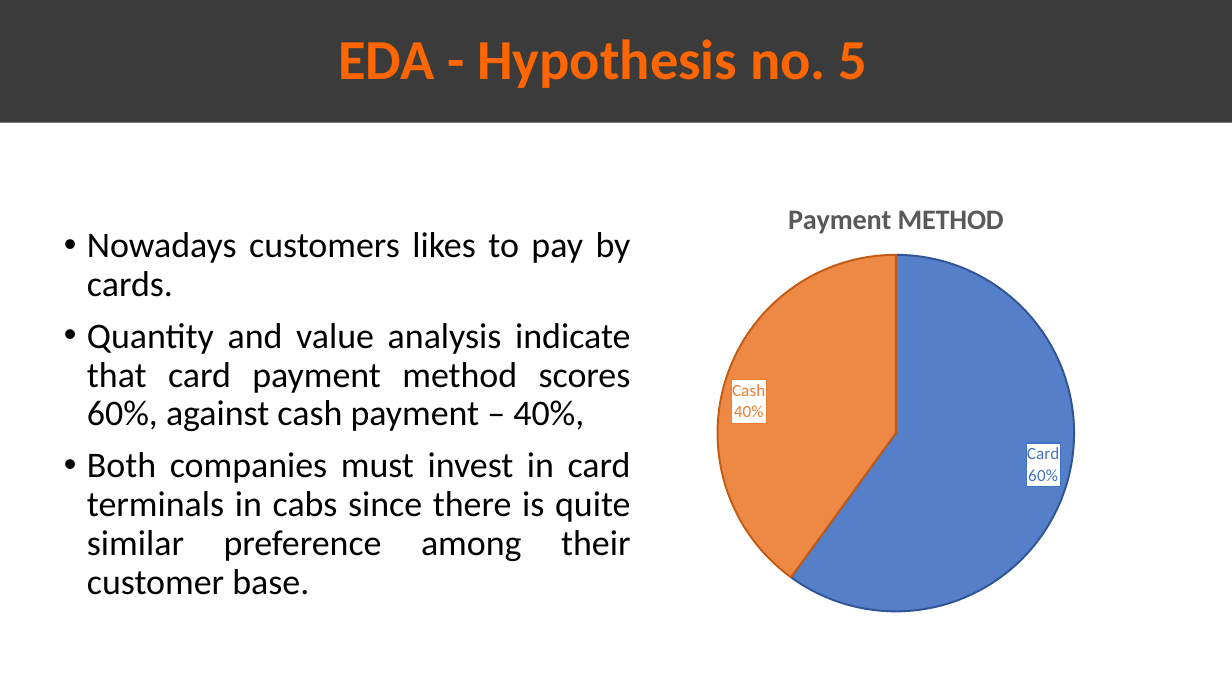
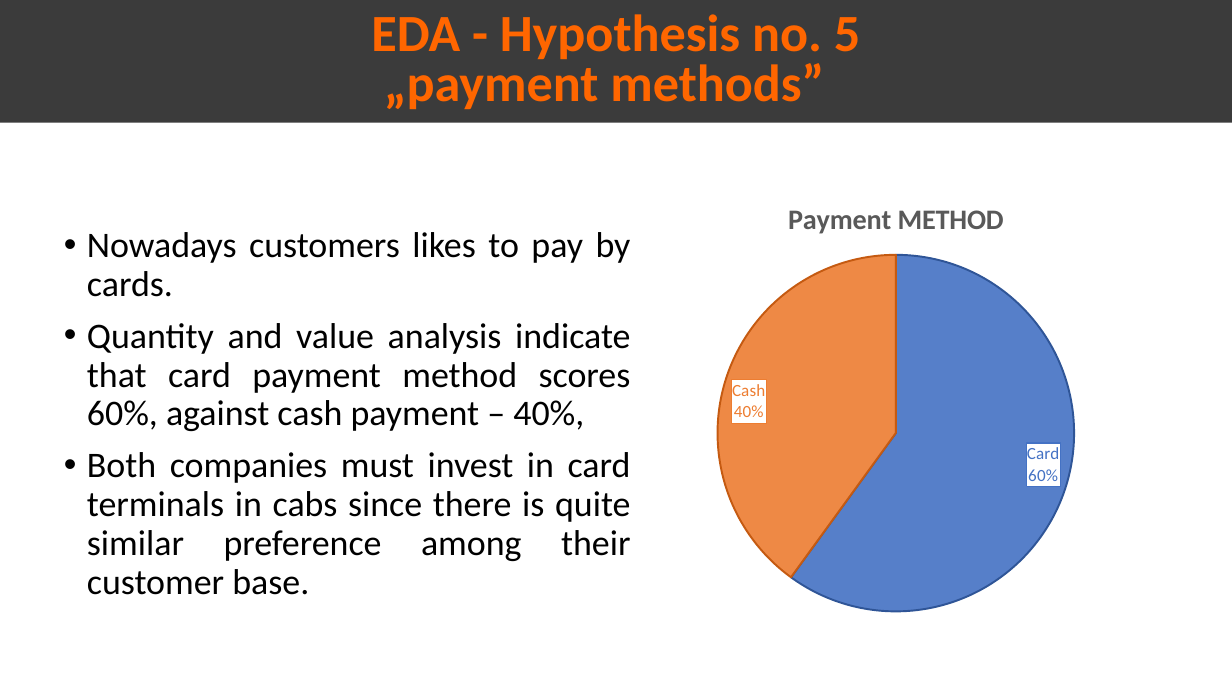
Before and after one commit to DataGlacier/VC, a slide deck: slide 13 of G2M_Cabs/old/Presentation_EDA-Cab.pptx. Drawn at 1232x693 pixels with LibreOffice and Linux fonts; fonts in the diff are those of the drawing. Boxes give left, top, right and bottom in pixels: in the first picture for what was removed or moved away, otherwise in the second. Text is boxed around its words. In the diff, an @@ line names an element or a change of style, - is before the commit and + after.

```diff
--- a/G2M_Cabs/old/Presentation_EDA-Cab.pptx
+++ b/G2M_Cabs/old/Presentation_EDA-Cab.pptx
@@ text in rectangle at [371, 14, 860, 64]: size 44 to 40.7 pt in "EDA - Hypothesis no. 5"; line spacing 0.9 to 0.8 @@
@@ text in rectangle at [384, 58, 824, 109]: paragraph added @@
+„payment methods”
```
Also in this commit, not shown: 8 other slides changed, 1 other file.
